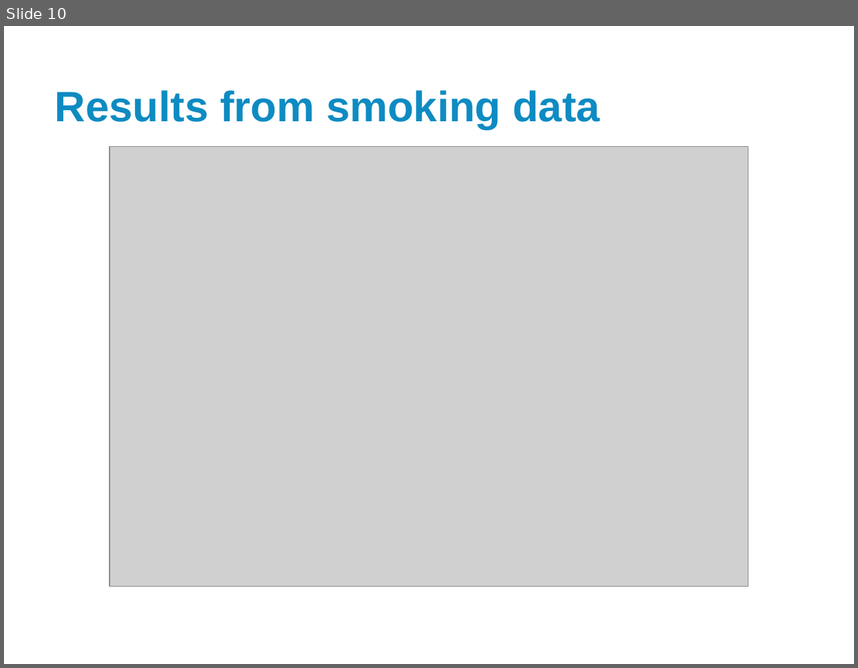
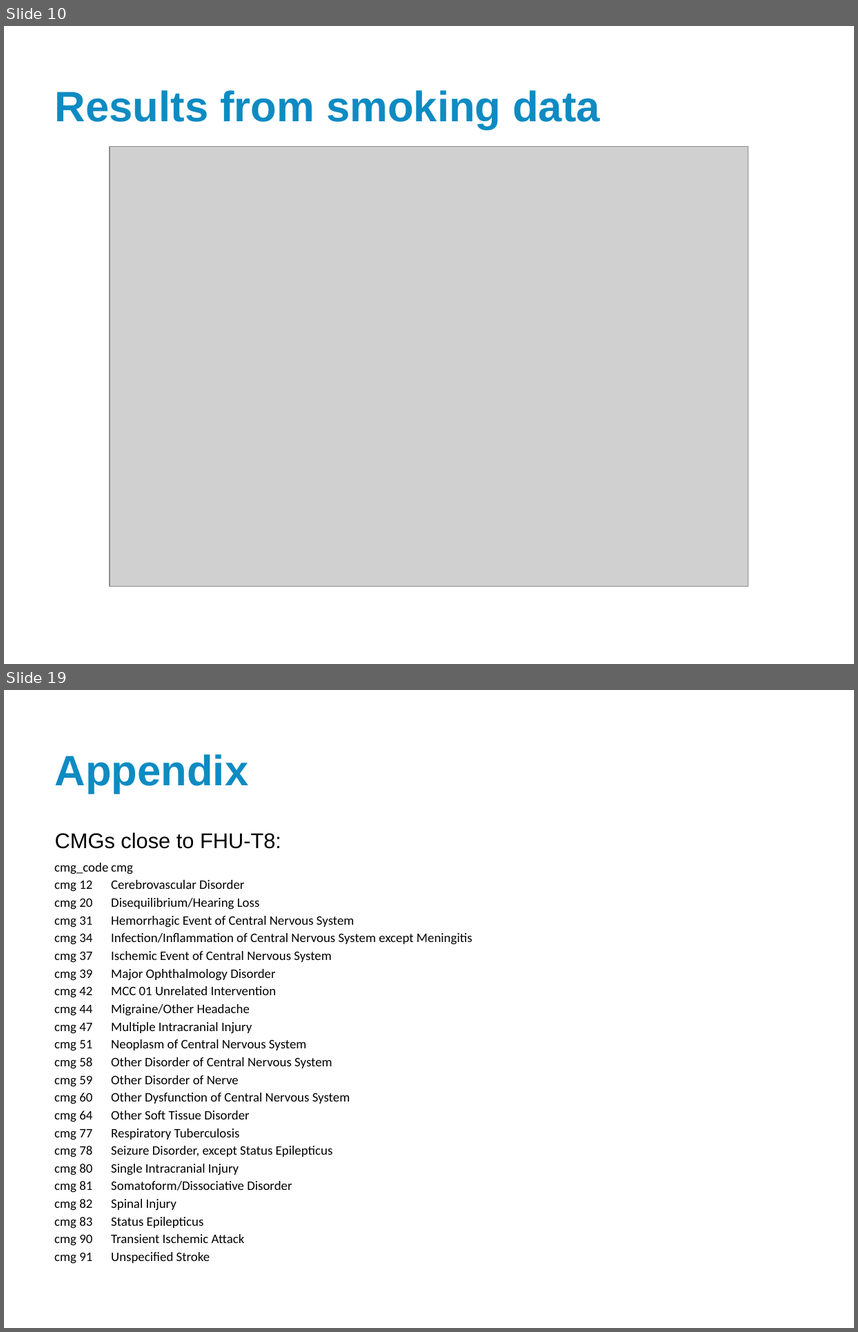
Before and after one commit to nayefahmad/2017.09.21-Exploring-correspondence-analysis, a slide deck: results/2017-09-22_Correspondence-analysis-for-nursing-unit-similarity.pptx. Shown one above the other, each under a label of ours: slide 10 before the commit, slides 10 and 19 after it; the slides between them are not shown. The pictures are 858x668 and 858x1332 pixels, drawn with LibreOffice and Linux fonts; fonts in the diff are those of the drawing; grey boxes stand for pictures; background and template pictures are left out. Boxes give left, top, right and bottom in pixels: in the first picture for what was removed or moved away, otherwise in the second. Text is boxed around its words. In the diff, an @@ line names an element or a change of style, - is before the commit and + after.

```diff
--- a/results/2017-09-22_Correspondence-analysis-for-nursing-unit-similarity.pptx
+++ b/results/2017-09-22_Correspondence-analysis-for-nursing-unit-similarity.pptx
@@ slide 19 added at bbox=[4, 690, 854, 1328], background #FFFFFF @@
@@ title added at bbox=[55, 754, 248, 793], 36 pt, text #0E8BC2, bold @@
+Appendix
@@ text added at bbox=[55, 832, 281, 849], 18 pt, text #000000 @@
+CMGs close to FHU-T8:
@@ table added at bbox=[53, 858, 506, 1266], 23 rows, 2 columns @@
+cmg_code | cmg
+cmg 12 | Cerebrovascular Disorder
+cmg 20 | Disequilibrium/Hearing Loss
+cmg 31 | Hemorrhagic Event of Central Nervous System
+cmg 34 | Infection/Inflammation of Central Nervous System except Meningitis
+cmg 37 | Ischemic Event of Central Nervous System
+cmg 39 | Major Ophthalmology Disorder
+cmg 42 | MCC 01 Unrelated Intervention
+cmg 44 | Migraine/Other Headache
+cmg 47 | Multiple Intracranial Injury
+cmg 51 | Neoplasm of Central Nervous System
+cmg 58 | Other Disorder of Central Nervous System
+cmg 59 | Other Disorder of Nerve
+cmg 60 | Other Dysfunction of Central Nervous System
+cmg 64 | Other Soft Tissue Disorder
+cmg 77 | Respiratory Tuberculosis
+cmg 78 | Seizure Disorder, except Status Epilepticus
+cmg 80 | Single Intracranial Injury
+cmg 81 | Somatoform/Dissociative Disorder
+cmg 82 | Spinal Injury
+cmg 83 | Status Epilepticus
+cmg 90 | Transient Ischemic Attack
+cmg 91 | Unspecified Stroke
```
Also in this commit, not shown: 3 slides changed, 9 other slides added, 7 slides removed.
